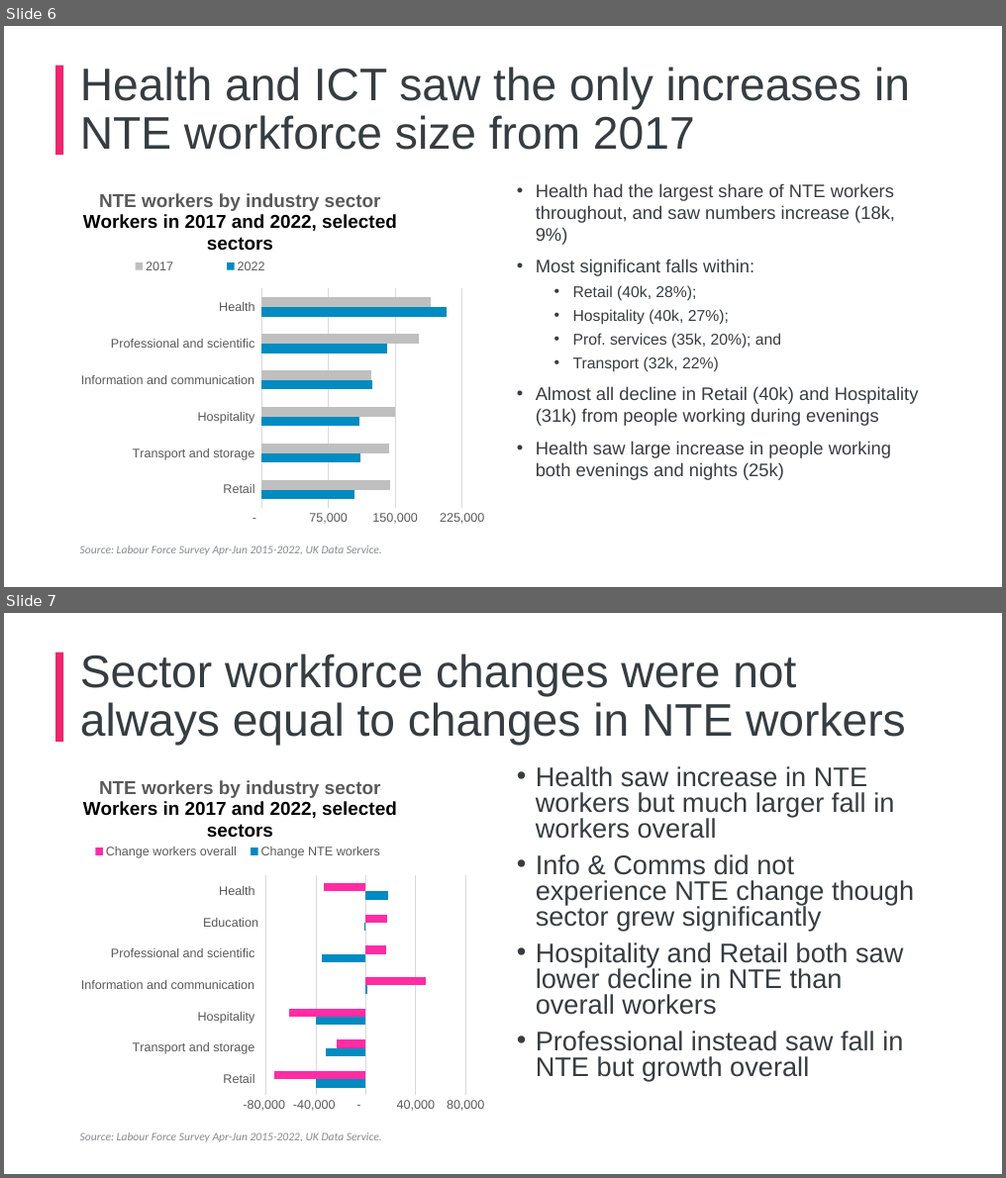
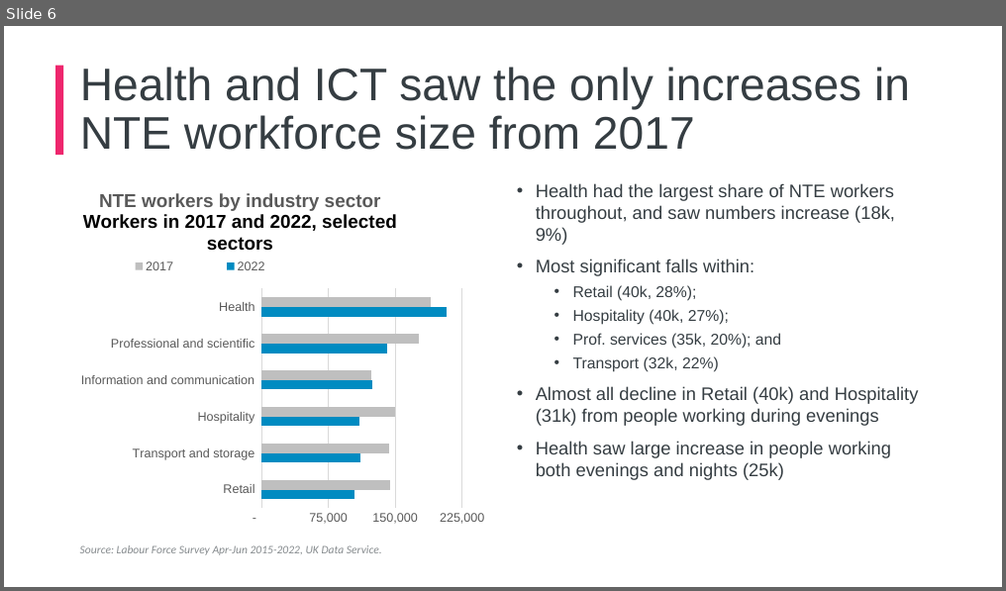
Before and after one commit to ammar-gla/NTE, a slide deck: Non-R/NTE Presentation, GLAE (DRAFT).pptx. Shown one above the other, each under a label of ours: slides 6 and 7 before the commit, slide 6 after it. The pictures are 1006x1178 and 1006x591 pixels, drawn with LibreOffice and Linux fonts; fonts in the diff are those of the drawing; background and template pictures are left out. Boxes give left, top, right and bottom in pixels: in the first picture for what was removed or moved away, otherwise in the second. Text is boxed around its words. In the diff, an @@ line names an element or a change of style, - is before the commit and + after.

```diff
--- a/Non-R/NTE Presentation, GLAE (DRAFT).pptx
+++ b/Non-R/NTE Presentation, GLAE (DRAFT).pptx
@@ slide 7 removed at [4,613,1002,1174], background #FFFFFF; not listed: 1 template element that a slide beside it also shows @@
@@ title removed at [80,654,906,746] @@
-Sector workforce changes were not always equal to changes in NTE workers
@@ bar chart removed at [73,762,497,1119] @@
-title "NTE workers by industry sector Workers in 2017 and 2022, selected sectors "
-categories: Retail , Transport and storage , Hospitality , Information and communication , Professional and scientific , Education, Health 
-Change NTE workers: -40000, -32000, -40000, 1000, -35000, -1000, 18000
-Change workers overall: -73000, -23000, -61000, 48000, 16000, 17000, -34000
@@ text removed at [536,766,914,1081] @@
-• Health saw increase in NTE workers but much larger fall in workers overall
-• Info & Comms did not experience NTE change though sector grew significantly
-• Hospitality and Retail both saw lower decline in NTE than overall workers
-• Professional instead saw fall in NTE but growth overall
@@ text removed at [80,1133,382,1143] @@
-Source: Labour Force Survey Apr-Jun 2015-2022, UK Data Service.
```
Also in this commit, not shown: 3 slides changed, 2 other slides removed, 6 other files.
